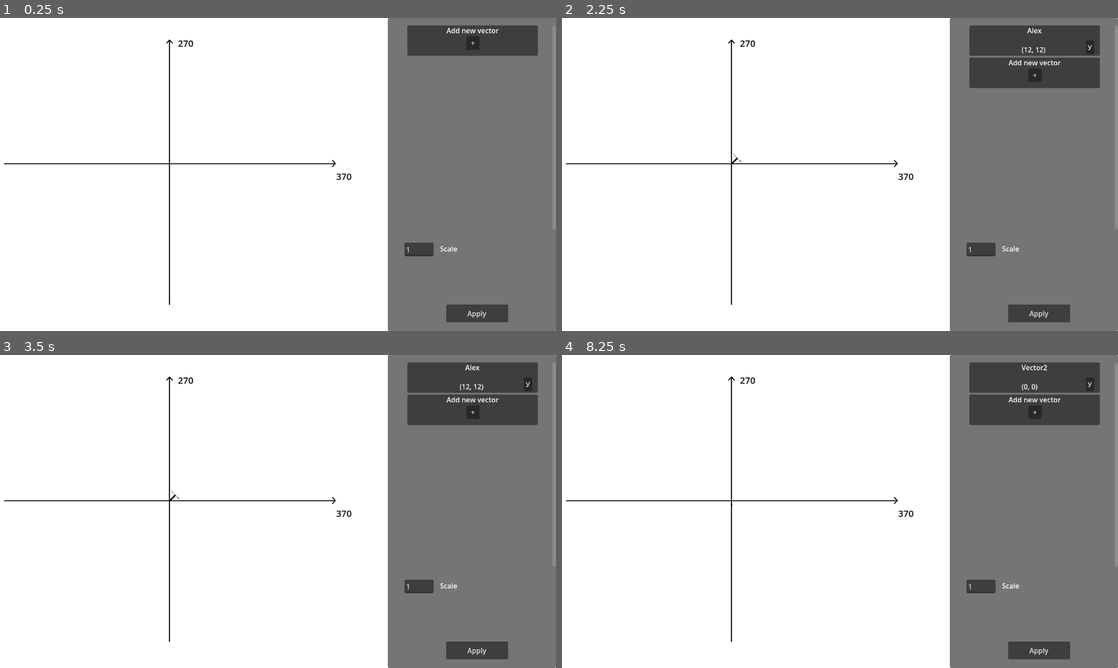
Above: before the commit, frames 1-4 (two rows, left to right).
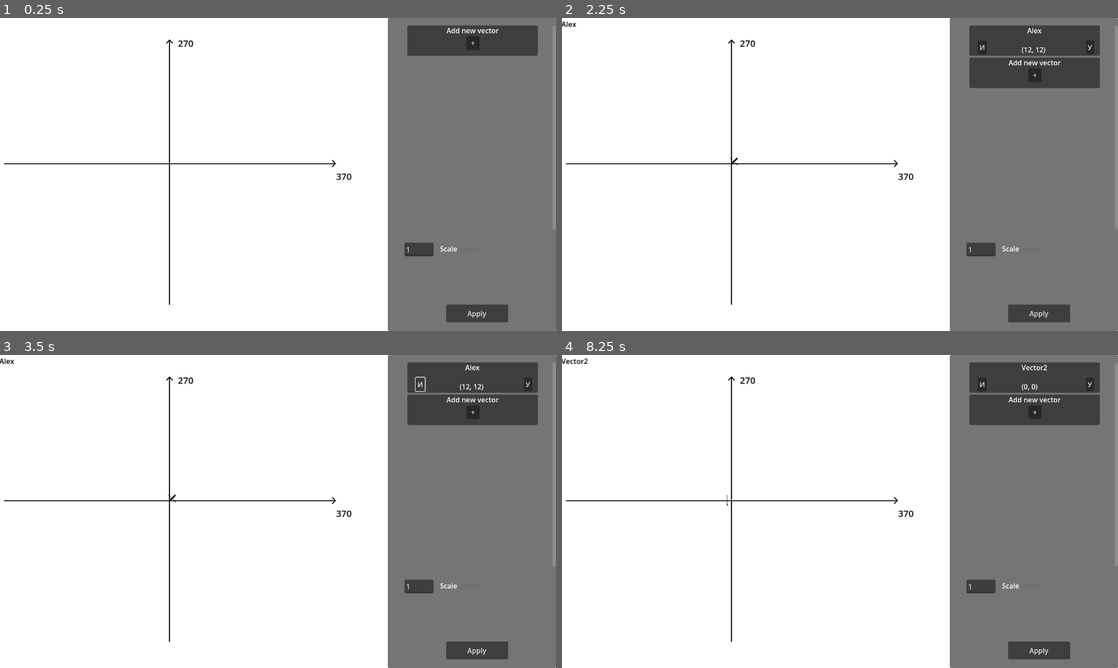
Above: after the commit, the same moments.

Repository: Abrakodabra545/GodotVectorsPlotter
Game: Godot game, scene res://MAINMain.tscn
Same seed, same stepped clock (60 frames per second), same inputs: the game is played once before the commit and once after it.
Inputs (mouse positions are in pixels of both pictures, inside the frame that each line leads up to):
- Up to frame 1 (0.25 s): no input
- Up to frame 2 (2.25 s): click "+" at 0.5 s; click (840, 149) at 1.27 s; type "Alex" at 1.35 s; click (784, 183) at 1.5 s; type "12" at 1.58 s; click (901, 183) at 1.73 s; type "12" at 1.82 s; click "Create" at 2 s
- Up to frame 3 (3.5 s): click (422, 383) at 2.75 s, where only the run after the commit has a clickable "И"
- Up to frame 4 (8.25 s): click "У" at 3.5 s; click "Apply" at 4.25 s; click "+" at 5 s; click "Х" at 5.75 s; click "Apply" at 6.5 s; click "+" at 7.25 s; click "Create" at 8 s

The runs differ from the first frame. In frame 2, less than 0.1% of the frame differs, in the area x 0-76%, y 1-48%; in frame 3, less than 0.1%, in the area x 0-77%, y 1-48%; in frame 4, less than 0.1%.

Commit message:
Add files via upload

Diff:
--- a/TOEDiagram/AddNewVectorMenu.tscn
+++ b/TOEDiagram/AddNewVectorMenu.tscn
@@ -30,6 +30,7 @@
 offset_bottom = 93.0
 grow_horizontal = 2
 placeholder_text = "Enter new name"
+max_length = 10
 
 [node name="xInput" type="LineEdit" parent="."]
 layout_mode = 1
--- /dev/null
+++ b/TOEDiagram/CameraMovement.gd
@@ -0,0 +1,58 @@
+extends Camera2D
+
+signal toggleTextFieldFollowing
+
+var mouseDownPos = Vector2.ZERO
+var previosCameraPosition = Vector2.ZERO
+var cameraEndPoint = Vector2.ZERO
+var mousePressed = false
+var movesDisabled = false
+var addMenuIsActive = false
+var cameraSensitivity = 1.4
+var textfieldToMoveID = 0
+var detectictingRadius = 60
+
+func _process(delta):
+	if mousePressed and !movesDisabled and !addMenuIsActive:
+		position = previosCameraPosition + (mouseDownPos - get_viewport().get_mouse_position()) * (1/zoom.length()) * cameraSensitivity
+
+func _toggle_textfield(id, state):
+	emit_signal("toggleTextFieldFollowing", id, state)
+
+func _input(event):
+	if event is InputEventMouseButton:
+		if event.button_index == 1:
+			if event.button_mask == 1:
+				_save_pos()
+				mousePressed = event.is_pressed()
+				if _get_id_of_textfield_if_in() != -1:
+					_toggle_textfield(_get_id_of_textfield_if_in(), true)
+					movesDisabled = true
+				else:
+					movesDisabled = false
+			elif event.button_mask == 0:
+				mousePressed = event.is_pressed()
+				_toggle_textfield(_get_id_of_textfield_if_in(), false)
+		elif event.button_index == 4:
+			if zoom.x < 1.8:
+				zoom += Vector2(0.1, 0.1)
+		elif event.button_index == 5:
+			if zoom.x > 0.7:
+				zoom -= Vector2(0.1, 0.1)
+
+
+
+func _save_pos():
+	previosCameraPosition = position
+	mouseDownPos = get_viewport().get_mouse_position()
+
+func _get_id_of_textfield_if_in():
+	for textfieldPositon in get_parent().listOfTextfieldsPos.size():
+		if (get_parent().listOfTextfieldsPos[textfieldPositon] - get_global_mouse_position()).length() < detectictingRadius:
+			return textfieldPositon
+	return -1
+func _on_main_add_menu_activated():
+	addMenuIsActive = true
+
+func _on_main_add_menu_dis_activated():
+		addMenuIsActive = false
--- a/TOEDiagram/MAINMain.gd
+++ b/TOEDiagram/MAINMain.gd
@@ -1,17 +1,25 @@
 extends Node2D
+
+signal addMenuActivated
+signal addMenuDisActivated
+signal toggleTextFieldById
+signal deleteAllTextFields
 
 
 var listOfVectorsName = []
 var listOfVectorsPosition = []
 var listofVectorsObject = []
+var listOfTextfieldsPos = []
 
 @onready var UIListOfVectors = $UI/Control/Panel/ScrollContainer/VBoxContainer
 @onready var vectorPanel = load("res://vector_panel.tscn")
+@onready var textField = load("res://TextDRAGNDROPobject.tscn")
 @onready var addMeny = $UI/Control/AddMenu
 @onready var buildingPlane = $BuildingPlane
 @onready var xMaxLabel = $xMaxLabel
 @onready var yMaxLabel = $yMaxLabel
 @onready var UI = $UI
+@onready var camera = $Camera2D
 
 
 var scaleOfVector = 1
@@ -22,10 +30,10 @@
 func _ready():
 	refreshMaxCoord(scaleOfVector)
 	refreshListOfVectors()
+	camera.toggleTextFieldFollowing.connect(toggleNameFieldById.bind())
 
 
-
-func refreshListOfVectors():
+func refreshListOfVectors():           # Обновить список векторов
 	buildingPlane.delete_all()
 
 	for child in UIListOfVectors.get_children():
@@ -40,28 +48,43 @@
 		vectorToAdd.set_vector_id(currentVector)
 		UIListOfVectors.add_child(vectorToAdd)
 		buildingPlane.build_vector(listOfVectorsPosition[currentVector] * scaleOfVector, currentVector)
-
 	var vectorToAdd = vectorPanel.instantiate()
 	vectorToAdd.set_panel_to_addview()
 	vectorToAdd.addVectorPressed.connect(_on_add_new_vector_button_up.bind())
 	UIListOfVectors.add_child(vectorToAdd)
 
-func refreshMaxCoord(currentScale):
+func refreshNameFields():
+	emit_signal("deleteAllTextFields")
+	for nameField in listOfTextfieldsPos.size():
+		add_name_field(nameField)
+
+
+func refreshMaxCoord(currentScale):          # Обновить надписи масштаба
 	xMaxLabel.set_text(str(snapped((defaultXMax / currentScale), numbersAfterDotInMaxCoords)))
 	yMaxLabel.set_text(str(snapped((defaultYMax / currentScale), numbersAfterDotInMaxCoords)))
 
-func _on_add_new_vector_button_up():
+func _on_add_new_vector_button_up():         # "ДОБАВИТЬ" "НАЖАЛИ" на кнопку
 	addMeny.show()
 	UI.toggle_UI(false)
+	emit_signal("addMenuActivated")
+
+func deleteVector(id):                    # "УДАЛИТЬ" вектор
+	listOfVectorsName.remove_at(id)
+	listOfVectorsPosition.remove_at(id)
+	listOfTextfieldsPos.remove_at(id)
+	refreshNameFields()
+	refreshListOfVectors()
+
+func add_name_field(id):                               #"ДОБАВИТЬ" ТЕКСТполе
+	var nameFieldToAdd = textField.instantiate()
+	nameFieldToAdd._set_textfield(listOfVectorsName[id])
+	nameFieldToAdd.position = listOfTextfieldsPos[id]
+	nameFieldToAdd.updatePositionByID.connect(updatePositonOfTextFieldByID.bind())
+	nameFieldToAdd.textFieldID = id
+	add_child(nameFieldToAdd)
 
 
-func deleteVector(id):
-	listOfVectorsName.remove_at(id)
-	listOfVectorsPosition.remove_at(id)
-
-	refreshListOfVectors()
-
-func add_new_vector():
+func add_new_vector():                     # "ДОБАВИТЬ" вектор
 	var nameOfVectorToAdd = [""]
 	var coordOfVectorToAdd = [Vector2(0, 0)]
 
@@ -72,20 +95,30 @@
 	listOfVectorsPosition += coordOfVectorToAdd
 	refreshListOfVectors()
 
-func _on_ui_on_create_button_pressed():
+func _on_ui_on_create_button_pressed():         # "СОЗДАТЬ"
 	addMeny.hide()
 	add_new_vector()
 	UI.toggle_UI(true)
+	listOfTextfieldsPos += [Vector2(0, 0)]
+	refreshNameFields()
 	addMeny.refreshInputFields()
+	emit_signal("addMenuDisActivated")
 
 
-func _on_ui_on_exit_button_pressed():
+func _on_ui_on_exit_button_pressed():          # "КРЕСТИК"
 	addMeny.hide()
 	addMeny.refreshInputFields()
 	UI.toggle_UI(true)
+	emit_signal("addMenuDisActivated")
 
 
-func _on_ui_on_apply_button_pressed(newScale):
+func _on_ui_on_apply_button_pressed(newScale):      #  "ПРИМЕНИТЬ"
 	scaleOfVector = newScale
 	refreshMaxCoord(newScale)
 	refreshListOfVectors()
+
+func toggleNameFieldById(id, state):
+	emit_signal("toggleTextFieldById", id, state)
+
+func updatePositonOfTextFieldByID(id, newPostion):
+	listOfTextfieldsPos[id] = newPostion
--- a/TOEDiagram/MAINMain.tscn
+++ b/TOEDiagram/MAINMain.tscn
@@ -1,10 +1,12 @@
-[gd_scene load_steps=6 format=3 uid="uid://bpdfg7dpoprh"]
+[gd_scene load_steps=8 format=3 uid="uid://bpdfg7dpoprh"]
 
 [ext_resource type="Texture2D" uid="uid://kx0f82r8sjca" path="res://KoordSystem.png" id="1_4cqm0"]
 [ext_resource type="Script" path="res://MAINMain.gd" id="1_a0v0q"]
 [ext_resource type="PackedScene" uid="uid://dy4qtqe5yg1tw" path="res://building_plane.tscn" id="4_cdt31"]
 [ext_resource type="PackedScene" uid="uid://y5bk0a4sv5kn" path="res://UIScene.tscn" id="4_qp38g"]
+[ext_resource type="Script" path="res://CameraMovement.gd" id="4_vtren"]
 [ext_resource type="LabelSettings" uid="uid://dtwvgpv4kkl7s" path="res://new_label_settings.tres" id="5_6f27i"]
+[ext_resource type="PackedScene" uid="uid://cdar7cwkaoqr" path="res://TESTSCENE.tscn" id="7_d6qhm"]
 
 [node name="Main" type="Node2D"]
 script = ExtResource("1_a0v0q")
@@ -26,6 +28,7 @@
 [node name="Camera2D" type="Camera2D" parent="."]
 position = Vector2(618, 345)
 zoom = Vector2(1.038, 1.038)
+script = ExtResource("4_vtren")
 
 [node name="UI" parent="." instance=ExtResource("4_qp38g")]
 
@@ -45,6 +48,11 @@
 text = "260"
 label_settings = ExtResource("5_6f27i")
 
+[node name="Area2D" parent="." instance=ExtResource("7_d6qhm")]
+position = Vector2(940, 461)
+
+[connection signal="addMenuActivated" from="." to="Camera2D" method="_on_main_add_menu_activated"]
+[connection signal="addMenuDisActivated" from="." to="Camera2D" method="_on_main_add_menu_dis_activated"]
 [connection signal="onApplyButtonPressed" from="UI" to="." method="_on_ui_on_apply_button_pressed"]
 [connection signal="onCreateButtonPressed" from="UI" to="." method="_on_ui_on_create_button_pressed"]
 [connection signal="onExitButtonPressed" from="UI" to="." method="_on_ui_on_exit_button_pressed"]
--- /dev/null
+++ b/TOEDiagram/TESTSCENE.tscn
@@ -0,0 +1,22 @@
+[gd_scene load_steps=3 format=3 uid="uid://cdar7cwkaoqr"]
+
+[sub_resource type="StyleBoxFlat" id="StyleBoxFlat_atqek"]
+bg_color = Color(1, 1, 1, 1)
+
+[sub_resource type="Theme" id="Theme_281g6"]
+LineEdit/colors/caret_color = Color(0, 0, 0, 1)
+LineEdit/colors/font_color = Color(0, 0, 0, 1)
+LineEdit/styles/normal = SubResource("StyleBoxFlat_atqek")
+
+[node name="Area2D" type="Area2D"]
+
+[node name="LineEdit" type="LineEdit" parent="."]
+offset_left = 50.0
+offset_top = 21.0
+offset_right = 147.0
+offset_bottom = 76.0
+theme = SubResource("Theme_281g6")
+placeholder_text = "ewfsdf"
+alignment = 1
+max_length = 10
+expand_to_text_length = true
--- /dev/null
+++ b/TOEDiagram/TextDRAGNDROPobject.gd
@@ -0,0 +1,43 @@
+extends Label
+
+signal updatePositionByID
+
+var isFollowing = false
+var ableToMove = true
+var textFieldID = 0
+var textToSet = ""
+var compensationVector = -Vector2(20,20)
+
+func _ready():
+	text = textToSet
+	get_parent().toggleTextFieldById.connect(_toggle_isfollowing.bind())
+	get_parent().deleteAllTextFields.connect(_delete_this_textfield.bind())
+	get_parent().addMenuDisActivated.connect(addMenuDisactivated.bind())
+	get_parent().addMenuActivated.connect(addMenuActivated.bind())
+
+func _process(delta):
+	if isFollowing and ableToMove:
+		emit_signal("updatePositionByID", textFieldID, position)
+		_follow_mouse()
+
+func addMenuActivated():
+	ableToMove = false
+
+func addMenuDisactivated():
+	ableToMove = true
+
+func _set_textfield(inputText):
+	textToSet = inputText
+
+func _follow_mouse():
+	position = get_global_mouse_position() + compensationVector
+
+func _toggle_isfollowing(id, state):
+	if textFieldID == id:
+		isFollowing = state
+
+func _delete_this_textfield():
+	queue_free()
+
+func _get_pos():
+	return position
--- /dev/null
+++ b/TOEDiagram/TextDRAGNDROPobject.tscn
@@ -0,0 +1,14 @@
+[gd_scene load_steps=3 format=3 uid="uid://ck0hvbo5wdrfm"]
+
+[ext_resource type="Script" path="res://TextDRAGNDROPobject.gd" id="1_58qie"]
+
+[sub_resource type="LabelSettings" id="LabelSettings_q7r40"]
+font_color = Color(0, 0, 0, 1)
+
+[node name="TextField" type="Label"]
+offset_right = 62.0
+offset_bottom = 26.0
+pivot_offset = Vector2(32, 14)
+label_settings = SubResource("LabelSettings_q7r40")
+autowrap_mode = 2
+script = ExtResource("1_58qie")
--- a/TOEDiagram/VectorPanel.gd
+++ b/TOEDiagram/VectorPanel.gd
@@ -2,6 +2,7 @@
 
 signal addVectorPressed
 signal deleteVectorPressed
+signal addNameFieldPressed
 
 var vectorName = "Vector2"
 var vectorCoord = Vector2(0.0, 0.0)
@@ -13,12 +14,15 @@
 @onready var coordLabel = $coordLabel
 @onready var addButton = $Button
 @onready var deleteButton = $DeleteButton
+@onready var addNameFieldButton = $NameButton
+
 
 func _ready():
 	if addView:
 		coordLabel.hide()
 		addButton.show()
 		deleteButton.hide()
+		addNameFieldButton.hide()
 		set_name_of_vector("Add new vector")
 		nameLabel.set_text(vectorName)
 	else:
@@ -29,6 +33,7 @@
 func toggle_panel(state):
 	addButton.disabled = !state
 	deleteButton.disabled = !state
+	addNameFieldButton.disabled = !state
 func get_state():
 	return isPanelDisabled
 
@@ -58,3 +63,6 @@
 func _on_delete_button_button_up():
 	deleteVectorPressed.emit(vectorId)
 	queue_free()
+
+func _on_name_button_button_up():
+	addNameFieldPressed.emit(vectorName)
--- a/TOEDiagram/VectorScript.gd
+++ b/TOEDiagram/VectorScript.gd
@@ -12,7 +12,6 @@
 	arrowPictureToAdd.position = vectorCoord
 	arrowPictureToAdd.rotation = vectorCoord.angle() + PI/2
 	arrowPictureToAdd.scale = Vector2(1, 1) * arrowScale
-	print(vectorCoord.length()/100)
 	add_child(arrowPictureToAdd)
 
 
--- a/TOEDiagram/arrow.tscn
+++ b/TOEDiagram/arrow.tscn
@@ -3,6 +3,8 @@
 [ext_resource type="Texture2D" uid="uid://dd6cv0pya4d80" path="res://Arrow.png" id="1_65ug6"]
 
 [node name="Sprite2D" type="Sprite2D"]
+position = Vector2(20.0988, 0.0886383)
 rotation = 1.5708
 scale = Vector2(0.05, 0.05)
 texture = ExtResource("1_65ug6")
+offset = Vector2(-1.77131, 401.975)
--- a/TOEDiagram/vector_panel.tscn
+++ b/TOEDiagram/vector_panel.tscn
@@ -60,5 +60,14 @@
 offset_bottom = 66.0
 text = "У"
 
+[node name="NameButton" type="Button" parent="."]
+layout_mode = 0
+offset_left = 19.0
+offset_top = 35.0
+offset_right = 38.0
+offset_bottom = 66.0
+text = "И"
+
 [connection signal="button_up" from="Button" to="." method="_on_button_button_up"]
 [connection signal="button_up" from="DeleteButton" to="." method="_on_delete_button_button_up"]
+[connection signal="button_up" from="NameButton" to="." method="_on_name_button_button_up"]
Not shown, changed: TOEDiagram/export_presets.cfg
